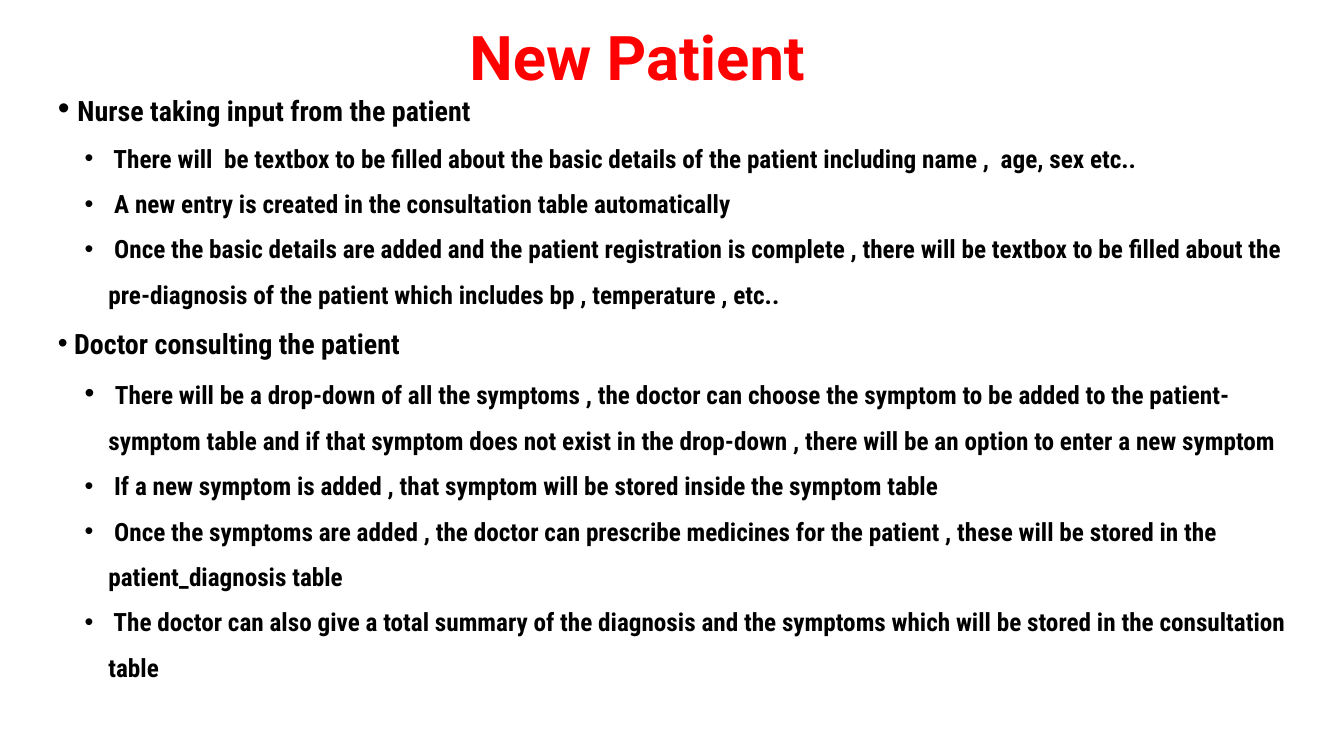
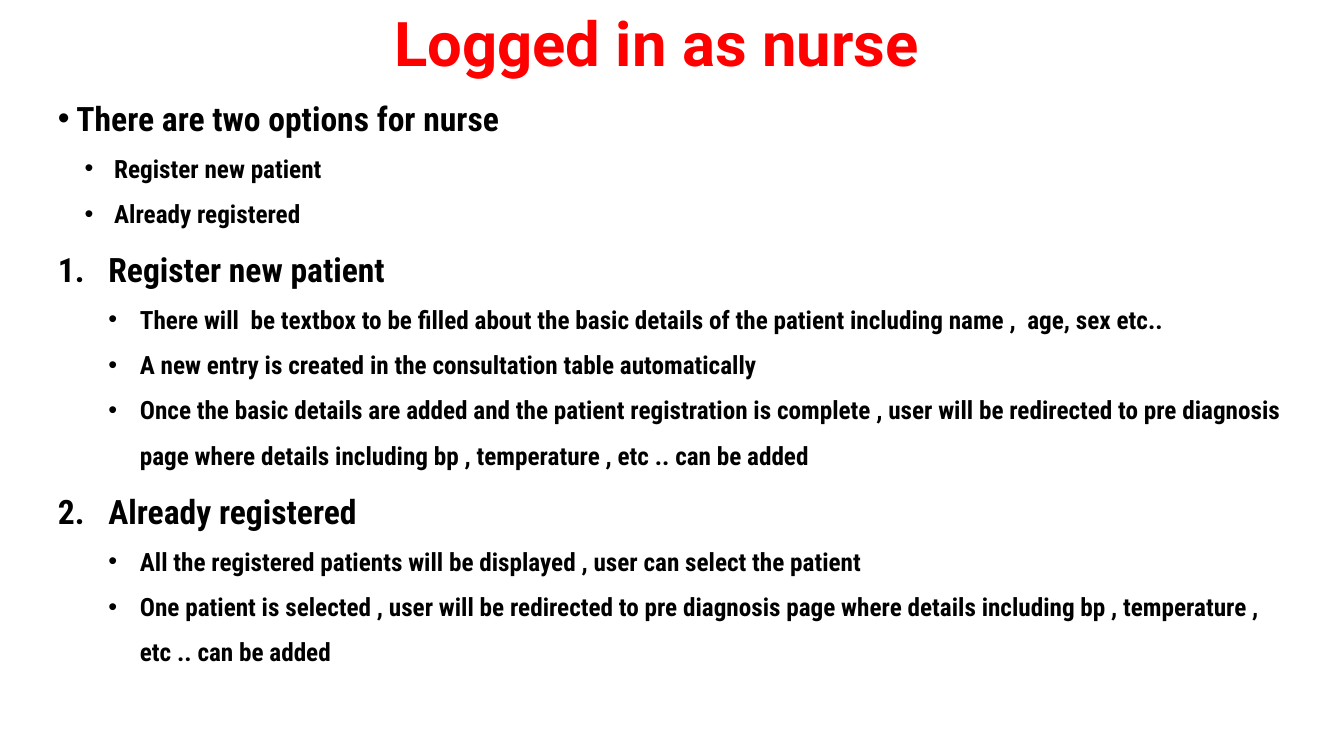
Before and after one commit to Shebin2003/fohsen-digital, a slide deck: slide 5 of workflow.pptx. Drawn at 1344x756 pixels with LibreOffice and Linux fonts; fonts in the diff are those of the drawing. Boxes give left, top, right and bottom in pixels: in the first picture for what was removed or moved away, otherwise in the second. Text is boxed around its words. In the diff, an @@ line names an element or a change of style, - is before the commit and + after.

```diff
--- a/workflow.pptx
+++ b/workflow.pptx
@@ text at [394, 19, 918, 79]: text changed @@
-New Patient
+Logged in as nurse
@@ text at [76, 105, 499, 289]: text changed; size 20 to 24 pt @@
-• Nurse taking input from the patient
+• There are two options for nurse
+  • Register new patient
+  • Already registered
+1. Register new patient
@@ text at [140, 310, 1163, 380]: indent changed @@
@@ text at [108, 400, 1279, 662]: text changed @@
-  • Once the basic details are added and the patient registration is complete , there will be textbox to be filled about the pre-diagnosis of the patient which includes bp , temperature , etc..
-• Doctor consulting the patient
-  • There will be a drop-down of all the symptoms , the doctor can choose the symptom to be added to the patient-symptom table and if that symptom does not exist in the drop-down , there will be an option to enter a new symptom
-  • If a new symptom is added , that symptom will be stored inside the symptom table
-  • Once the symptoms are added , the doctor can prescribe medicines for the patient , these will be stored in the patient_diagnosis table
-  • The doctor can also give a total summary of the diagnosis and the symptoms which will be stored in the consultation table
+  • Once the basic details are added and the patient registration is complete , user will be redirected to pre diagnosis page where details including bp , temperature , etc .. can be added
+2. Already registered
+  • All the registered patients will be displayed , user can select the patient
+  • One patient is selected , user will be redirected to pre diagnosis page where details including bp , temperature , etc .. can be added
```
Also in this commit, not shown: 2 other slides changed, 2 slides added, 2 slides removed, 5 other files.
